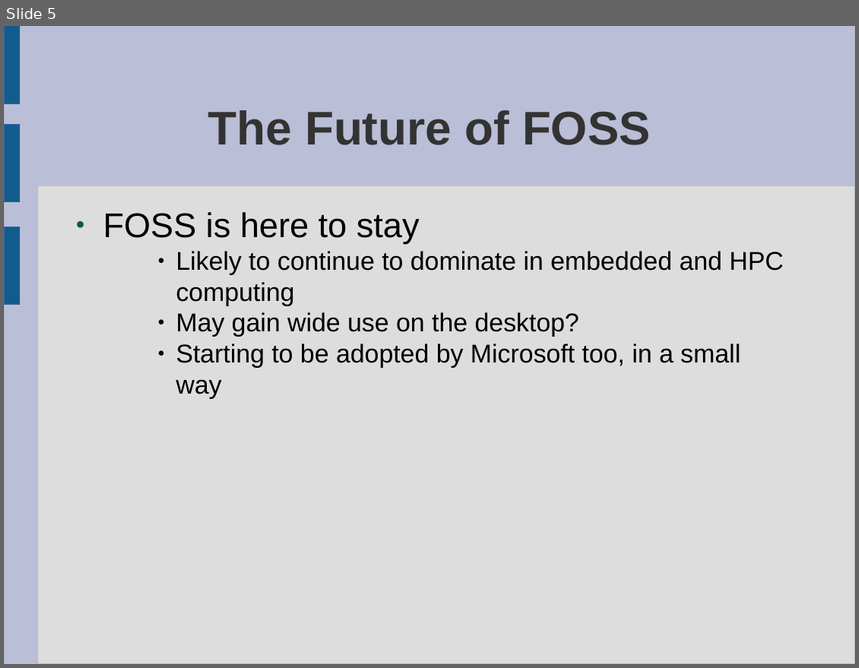
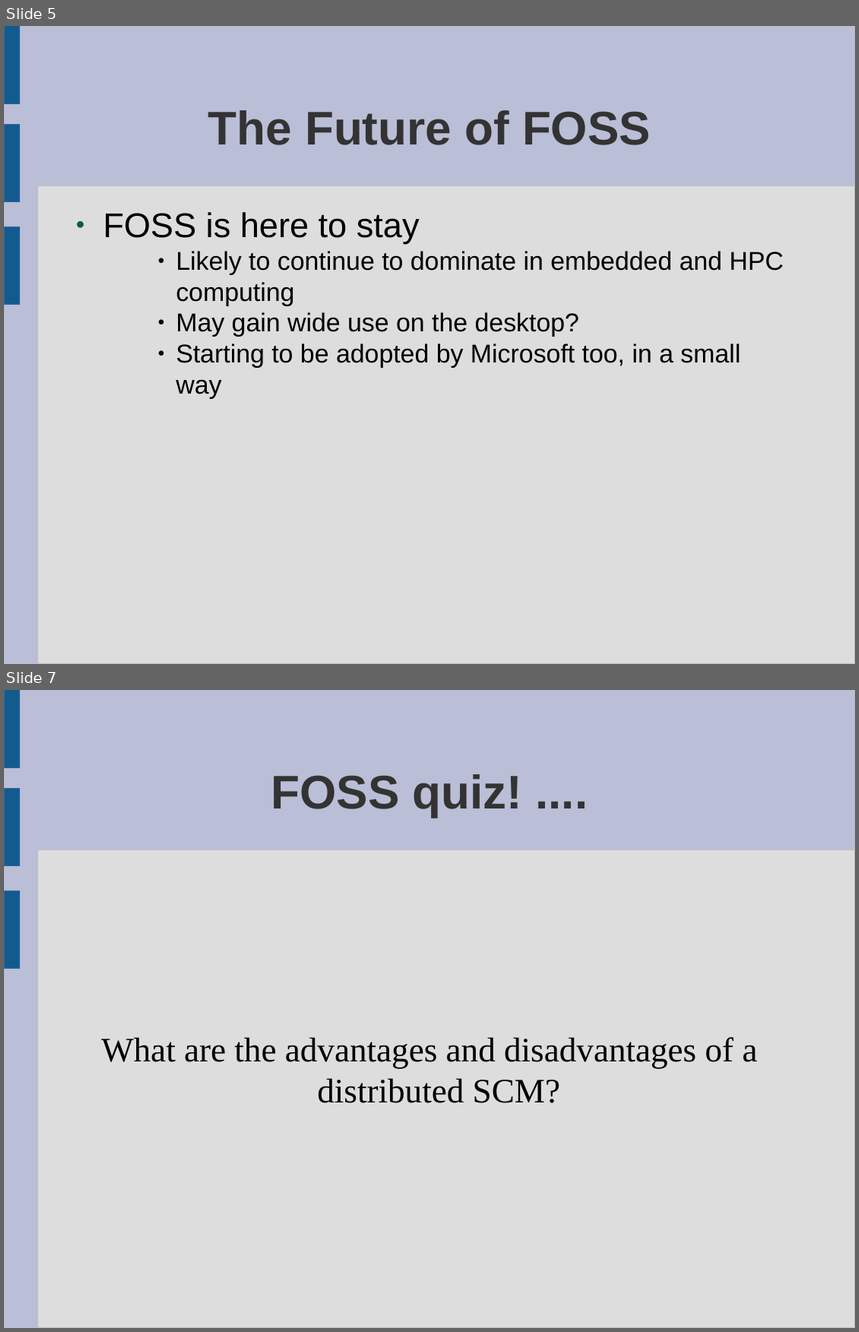
Before and after one commit to laurencesmart/comp8440, a slide deck: lectures/release_early.odp. Shown one above the other, each under a label of ours: slide 5 before the commit, slides 5 and 7 after it; the slides between them are not shown. The pictures are 859x668 and 859x1332 pixels, drawn with LibreOffice and Linux fonts; fonts in the diff are those of the drawing. Boxes give left, top, right and bottom in pixels: in the first picture for what was removed or moved away, otherwise in the second. Text is boxed around its words. In the diff, an @@ line names an element or a change of style, - is before the commit and + after.

Commit message:
added quiz to the last lecture

```diff
--- a/lectures/release_early.odp
+++ b/lectures/release_early.odp
@@ slide 7 added at [4,690,855,1328], background #BABED6; not listed: 4 template elements that a slide beside it also shows @@
@@ title added at [272,774,523,818], 44 pt, text #333333, bold @@
+FOSS quiz! ....
@@ subtitle added at [101,1037,758,1103], 32 pt, text #000000 @@
+What are the advantages and disadvantages of a distributed SCM?
```
Also in this commit, not shown: 15 other slides added.
